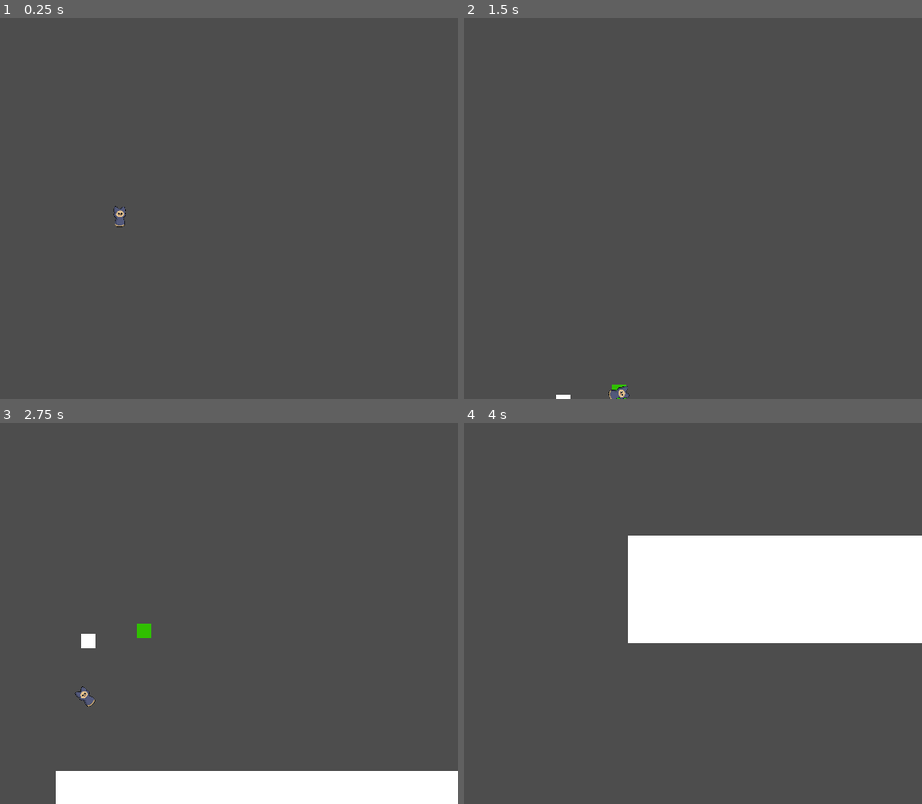
Above: before the commit, frames 1-4 (two rows, left to right).
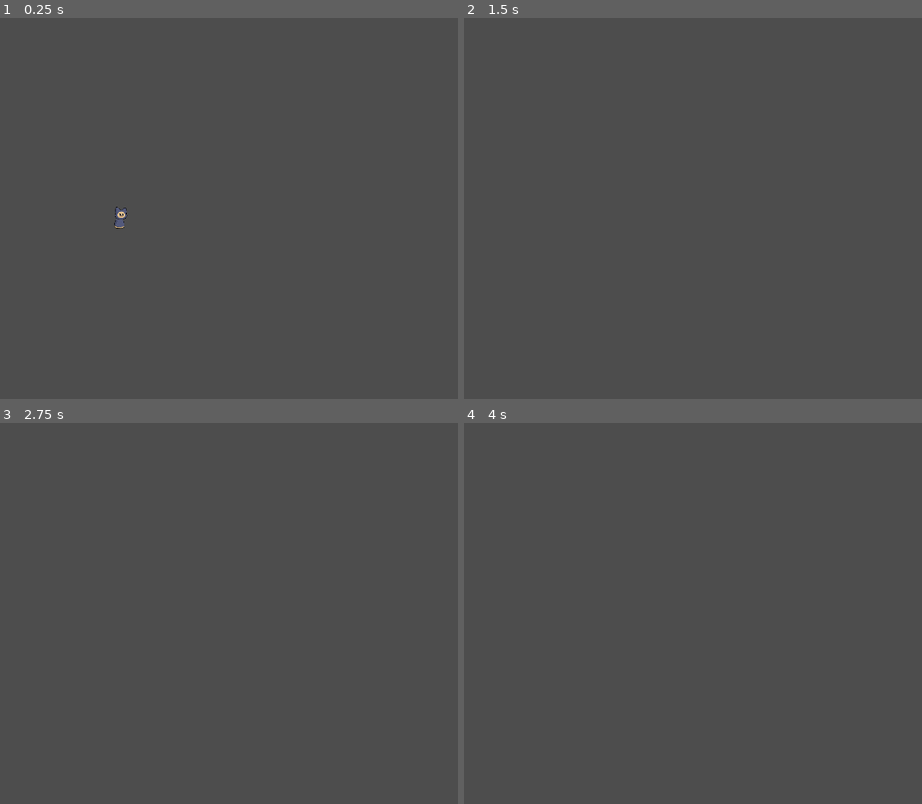
Above: after the commit, the same moments.

Repository: IssacZhuang/Gamejam-2024-Global
Game: Godot game, scene res://CatsFly.tscn
Same seed, same stepped clock (60 frames per second), same inputs: the game is played once before the commit and once after it. Sound files missing from this copy of the repository are replaced by a short silence.
Inputs:
- Up to frame 1 (0.25 s): no input
- Up to frame 2 (1.5 s): tap Enter at 0.5 s; hold D (player_rotation_right) 0.53-1.28 s; tap Space (game_start) at 0.6, 1.35 s; hold A (player_rotation_left) from 1.28 s (still down)
- Up to frame 3 (2.75 s): release A (player_rotation_left) at 2.03 s; hold D (player_rotation_right) from 2.03 s (still down); tap Down (player_power_down) at 2.1 s; tap Space (game_start) at 2.3 s
- Up to frame 4 (4 s): tap . (player_power_separate) at 2.85 s; tap Space (game_start) at 3.05, 3.6 s; release D (player_rotation_right) at 3.53 s; hold A (player_rotation_left) from 3.53 s (still down)

The runs differ from the first frame. In frame 1, less than 0.1% of the frame differs, in the area x 24-28%, y 49-56%; in frame 2, 0.2%; in frame 3, 8.0%; in frame 4, 18%, in the area x 35-100%, y 29-58%.
Error after the commit: Cannot call method 'get_parent' on a null value. (res://Scenes/SeperateFuncByYiming/Src/CharacterManager.gd:248)

Commit message:
add: character_manager

Diff:
--- a/Godot/CatsFly.tscn
+++ b/Godot/CatsFly.tscn
@@ -1,42 +1,15 @@
-[gd_scene load_steps=18 format=3 uid="uid://cvefj0ur8g1u4"]
+[gd_scene load_steps=11 format=3 uid="uid://cvefj0ur8g1u4"]
 
 [ext_resource type="Script" path="res://Scripts/CatsFly.gd" id="1_g4ox2"]
 [ext_resource type="Script" path="res://Scripts/PointManager.gd" id="2_12wps"]
 [ext_resource type="Script" path="res://Scripts/EndPosition.gd" id="2_mhvdj"]
-[ext_resource type="Script" path="res://Scenes/SeperateFuncByYiming/Src/CharacterManager.gd" id="3_nkdll"]
-[ext_resource type="Script" path="res://Scenes/SeperateFuncByYiming/Src/CharacterBoth.gd" id="4_vae0x"]
-[ext_resource type="Script" path="res://Scenes/SeperateFuncByYiming/Src/Character1.gd" id="5_vchvh"]
+[ext_resource type="PackedScene" uid="uid://dr5bn4iotml8u" path="res://Scenes/characte_manager.tscn" id="5_16at3"]
 [ext_resource type="Script" path="res://Scripts/GameManager.gd" id="6_5jhap"]
-[ext_resource type="Texture2D" uid="uid://kx17d2a8qxgb" path="res://Textures/CatHead.png" id="6_wqaap"]
-[ext_resource type="Script" path="res://Scenes/SeperateFuncByYiming/Src/Character2.gd" id="7_ejrm0"]
-[ext_resource type="Texture2D" uid="uid://bv5abp4u8vlpo" path="res://Textures/CatBody.png" id="8_k74d7"]
 [ext_resource type="Script" path="res://Scenes/SeperateFuncByYiming/Src/SoundManager.gd" id="9_x1v8y"]
 [ext_resource type="AudioStream" uid="uid://c0seygph0ks3a" path="res://Scenes/SeperateFuncByYiming/SampleFile/SampleBgm.mp3" id="10_wq850"]
 
 [sub_resource type="RectangleShape2D" id="RectangleShape2D_qmg5y"]
 size = Vector2(48, 128)
-
-[sub_resource type="SpriteFrames" id="SpriteFrames_awp77"]
-animations = [{
-"frames": [{
-"duration": 1.0,
-"texture": ExtResource("6_wqaap")
-}],
-"loop": true,
-"name": &"default",
-"speed": 5.0
-}]
-
-[sub_resource type="SpriteFrames" id="SpriteFrames_ilja2"]
-animations = [{
-"frames": [{
-"duration": 1.0,
-"texture": ExtResource("8_k74d7")
-}],
-"loop": true,
-"name": &"default",
-"speed": 5.0
-}]
 
 [sub_resource type="RectangleShape2D" id="RectangleShape2D_kio63"]
 size = Vector2(40, 40)
@@ -49,10 +22,9 @@
 
 [node name="Camera2D" type="Camera2D" parent="."]
 
-[node name="GameManager" type="Node2D" parent="." node_paths=PackedStringArray("soundManager", "characterManager", "pointManager")]
+[node name="GameManager" type="Node2D" parent="." node_paths=PackedStringArray("soundManager", "pointManager")]
 script = ExtResource("6_5jhap")
 soundManager = NodePath("../SoundManagerNode2D")
-characterManager = NodePath("../CharacteManager")
 pointManager = NodePath("../PointManager")
 
 [node name="PointManager" type="Node2D" parent="." node_paths=PackedStringArray("endPoint", "startPoint")]
@@ -101,38 +73,7 @@
 shape = SubResource("RectangleShape2D_qmg5y")
 disabled = true
 
-[node name="CharacteManager" type="Node2D" parent="." node_paths=PackedStringArray("char1AnimatedSprite", "char1CollisionShape2D", "char2AnimatedSprite", "char2CollisionShape2D", "char1", "char2", "charBoth", "camera")]
-script = ExtResource("3_nkdll")
-char1AnimatedSprite = NodePath("CharacterBoth/Character1/Character1AnimatedSprite2D")
-char1CollisionShape2D = NodePath("CharacterBoth/Character1/Character1CollisionPolygon2D")
-char2AnimatedSprite = NodePath("CharacterBoth/Character2/Character2AnimatedSprite2D")
-char2CollisionShape2D = NodePath("CharacterBoth/Character2/Character2CollisionPolygon2D")
-char1 = NodePath("CharacterBoth/Character1")
-char2 = NodePath("CharacterBoth/Character2")
-charBoth = NodePath("CharacterBoth")
-camera = NodePath("../Camera2D")
-
-[node name="CharacterBoth" type="RigidBody2D" parent="CharacteManager"]
-script = ExtResource("4_vae0x")
-
-[node name="Character1" type="RigidBody2D" parent="CharacteManager/CharacterBoth"]
-position = Vector2(2, 3)
-script = ExtResource("5_vchvh")
-
-[node name="Character1AnimatedSprite2D" type="AnimatedSprite2D" parent="CharacteManager/CharacterBoth/Character1"]
-sprite_frames = SubResource("SpriteFrames_awp77")
-
-[node name="Character1CollisionPolygon2D" type="CollisionPolygon2D" parent="CharacteManager/CharacterBoth/Character1"]
-polygon = PackedVector2Array(-17, -31, -17, -27, -18, -26, -18, -16, -16, -14, -18, -11, -18, -6, -8, 3, 7, 3, 17, -7, 17, -10, 16, -13, 15, -14, 15, -18, 16, -18, 16, -23, 15, -24, 15, -27, 14, -28, 14, -30, 13, -31, 8, -31, -1, -24, -11, -32, -15, -32)
-
-[node name="Character2" type="RigidBody2D" parent="CharacteManager/CharacterBoth"]
-script = ExtResource("7_ejrm0")
-
-[node name="Character2AnimatedSprite2D" type="AnimatedSprite2D" parent="CharacteManager/CharacterBoth/Character2"]
-sprite_frames = SubResource("SpriteFrames_ilja2")
-
-[node name="Character2CollisionPolygon2D" type="CollisionPolygon2D" parent="CharacteManager/CharacterBoth/Character2"]
-polygon = PackedVector2Array(-10, -1, -10, 1, -15, 10, -15, 21, -9, 26, 7, 26, 14, 22, 14, 10, 9, 0, -5, 0, -5, -1)
+[node name="CharacteManager" parent="." instance=ExtResource("5_16at3")]
 
 [node name="SoundManagerNode2D" type="Node2D" parent="."]
 script = ExtResource("9_x1v8y")
@@ -184,3 +125,5 @@
 offset_bottom = 1274.0
 grow_horizontal = 2
 grow_vertical = 2
+
+[connection signal="signal_start" from="GameManager" to="PointManager" method="on_start"]
--- a/Godot/Scenes/characte_manager.tscn
+++ b/Godot/Scenes/characte_manager.tscn
@@ -1,57 +1,63 @@
-[gd_scene load_steps=9 format=3 uid="uid://dqclk087xwyek"]
+[gd_scene load_steps=9 format=3 uid="uid://dr5bn4iotml8u"]
 
-[ext_resource type="Script" path="res://Scenes/SeperateFuncByYiming/Src/CharacterManager.gd" id="1_wbjh4"]
-[ext_resource type="Script" path="res://Scenes/SeperateFuncByYiming/Src/CharacterBoth.gd" id="2_khdgq"]
-[ext_resource type="Script" path="res://Scenes/SeperateFuncByYiming/Src/Character1.gd" id="3_3vulx"]
-[ext_resource type="Texture2D" uid="uid://kx17d2a8qxgb" path="res://Textures/CatHead.png" id="4_53cnf"]
-[ext_resource type="Script" path="res://Scenes/SeperateFuncByYiming/Src/Character2.gd" id="5_fuc5m"]
-[ext_resource type="Texture2D" uid="uid://bv5abp4u8vlpo" path="res://Textures/CatBody.png" id="6_smb6h"]
+[ext_resource type="Script" path="res://Scenes/SeperateFuncByYiming/Src/CharacterManager.gd" id="1_uhn2x"]
+[ext_resource type="Script" path="res://Scenes/SeperateFuncByYiming/Src/CharacterBoth.gd" id="2_45npf"]
+[ext_resource type="Script" path="res://Scenes/SeperateFuncByYiming/Src/Character1.gd" id="3_v7lf3"]
+[ext_resource type="Texture2D" uid="uid://kx17d2a8qxgb" path="res://Textures/CatHead.png" id="4_knddj"]
+[ext_resource type="Script" path="res://Scenes/SeperateFuncByYiming/Src/Character2.gd" id="5_t3ix6"]
+[ext_resource type="Texture2D" uid="uid://bv5abp4u8vlpo" path="res://Textures/CatBody.png" id="6_enj53"]
 
-[sub_resource type="SpriteFrames" id="SpriteFrames_0osm2"]
+[sub_resource type="SpriteFrames" id="SpriteFrames_awp77"]
 animations = [{
 "frames": [{
 "duration": 1.0,
-"texture": ExtResource("4_53cnf")
+"texture": ExtResource("4_knddj")
 }],
 "loop": true,
 "name": &"default",
 "speed": 5.0
 }]
 
-[sub_resource type="SpriteFrames" id="SpriteFrames_bhrbh"]
+[sub_resource type="SpriteFrames" id="SpriteFrames_ilja2"]
 animations = [{
 "frames": [{
 "duration": 1.0,
-"texture": ExtResource("6_smb6h")
+"texture": ExtResource("6_enj53")
 }],
 "loop": true,
 "name": &"default",
 "speed": 5.0
 }]
 
-[node name="CharacteManager" type="Node2D"]
-script = ExtResource("1_wbjh4")
+[node name="CharacteManager" type="Node2D" node_paths=PackedStringArray("char1AnimatedSprite", "char1CollisionShape2D", "char2AnimatedSprite", "char2CollisionShape2D", "char1", "char2", "charBoth", "camera")]
+script = ExtResource("1_uhn2x")
+char1AnimatedSprite = NodePath("")
+char1CollisionShape2D = NodePath("")
+char2AnimatedSprite = NodePath("")
+char2CollisionShape2D = NodePath("")
+char1 = NodePath("")
+char2 = NodePath("")
+charBoth = NodePath("")
+camera = NodePath("")
 
 [node name="CharacterBoth" type="RigidBody2D" parent="."]
-script = ExtResource("2_khdgq")
+script = ExtResource("2_45npf")
 
 [node name="Character1" type="RigidBody2D" parent="CharacterBoth"]
 position = Vector2(2, 3)
-script = ExtResource("3_3vulx")
+script = ExtResource("3_v7lf3")
 
 [node name="Character1AnimatedSprite2D" type="AnimatedSprite2D" parent="CharacterBoth/Character1"]
-sprite_frames = SubResource("SpriteFrames_0osm2")
+sprite_frames = SubResource("SpriteFrames_awp77")
 
 [node name="Character1CollisionPolygon2D" type="CollisionPolygon2D" parent="CharacterBoth/Character1"]
 polygon = PackedVector2Array(-17, -31, -17, -27, -18, -26, -18, -16, -16, -14, -18, -11, -18, -6, -8, 3, 7, 3, 17, -7, 17, -10, 16, -13, 15, -14, 15, -18, 16, -18, 16, -23, 15, -24, 15, -27, 14, -28, 14, -30, 13, -31, 8, -31, -1, -24, -11, -32, -15, -32)
 
 [node name="Character2" type="RigidBody2D" parent="CharacterBoth"]
-script = ExtResource("5_fuc5m")
+script = ExtResource("5_t3ix6")
 
 [node name="Character2AnimatedSprite2D" type="AnimatedSprite2D" parent="CharacterBoth/Character2"]
-sprite_frames = SubResource("SpriteFrames_bhrbh")
+sprite_frames = SubResource("SpriteFrames_ilja2")
 
 [node name="Character2CollisionPolygon2D" type="CollisionPolygon2D" parent="CharacterBoth/Character2"]
 polygon = PackedVector2Array(-10, -1, -10, 1, -15, 10, -15, 21, -9, 26, 7, 26, 14, 22, 14, 10, 9, 0, -5, 0, -5, -1)
-
-[node name="Camera2D" type="Camera2D" parent="."]
--- a/Godot/Scripts/GameManager.gd
+++ b/Godot/Scripts/GameManager.gd
@@ -1,8 +1,12 @@
 extends Node2D
 
 @export var soundManager: Node2D;
-@export var characterManager: Node2D;
+
+
+
 @export var pointManager: Node2D;
+
+signal signal_start
 
 var isGameStart = false
 
@@ -14,7 +18,5 @@
 
 func _process(delta):
 	if Input.is_action_just_pressed("game_start"):
-		isGameStart = true
-		pointManager.start()
-		characterManager.start(pointManager.startPositon)
+		signal_start.emit()
 	pass
--- a/Godot/Scripts/PointManager.gd
+++ b/Godot/Scripts/PointManager.gd
@@ -27,7 +27,7 @@
 func _process(delta):
 	pass
 
-func start():
+func on_start():
 	is_game_start = true
 	startPoint.show()
 	for ep in endPointsList:
